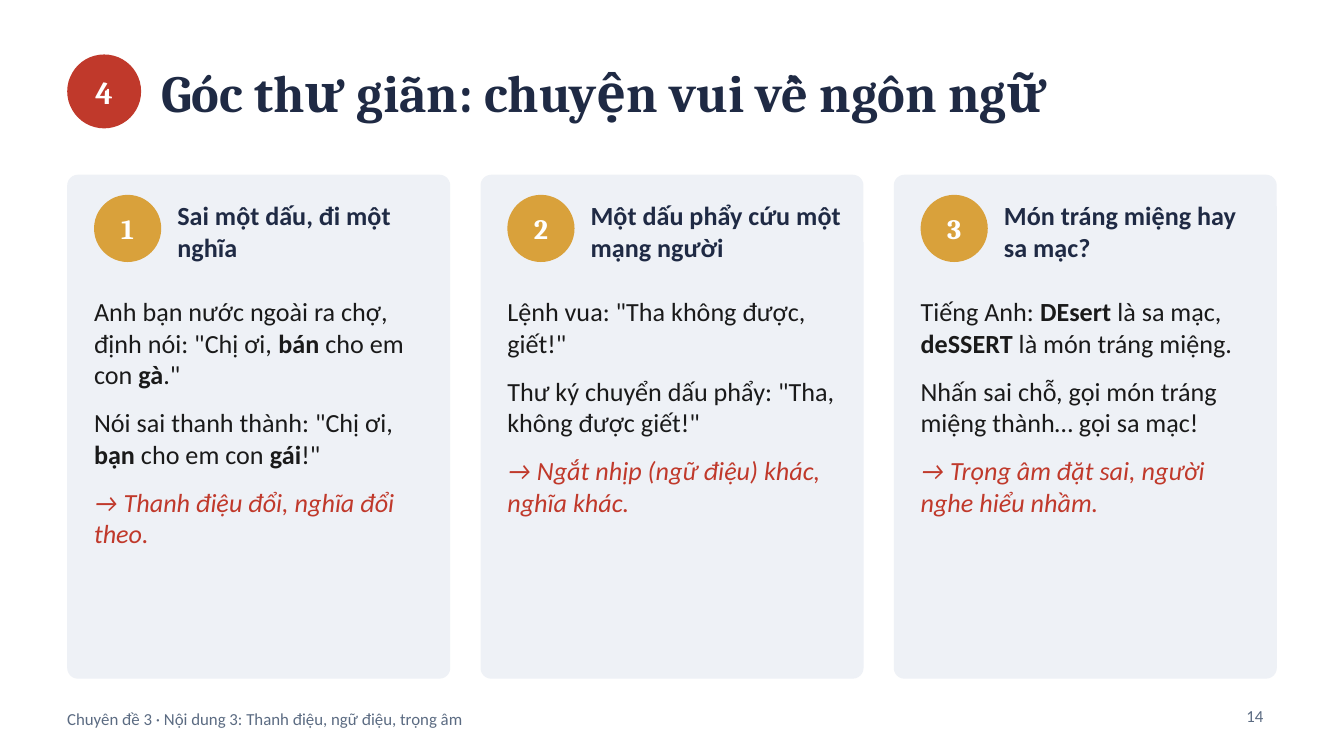
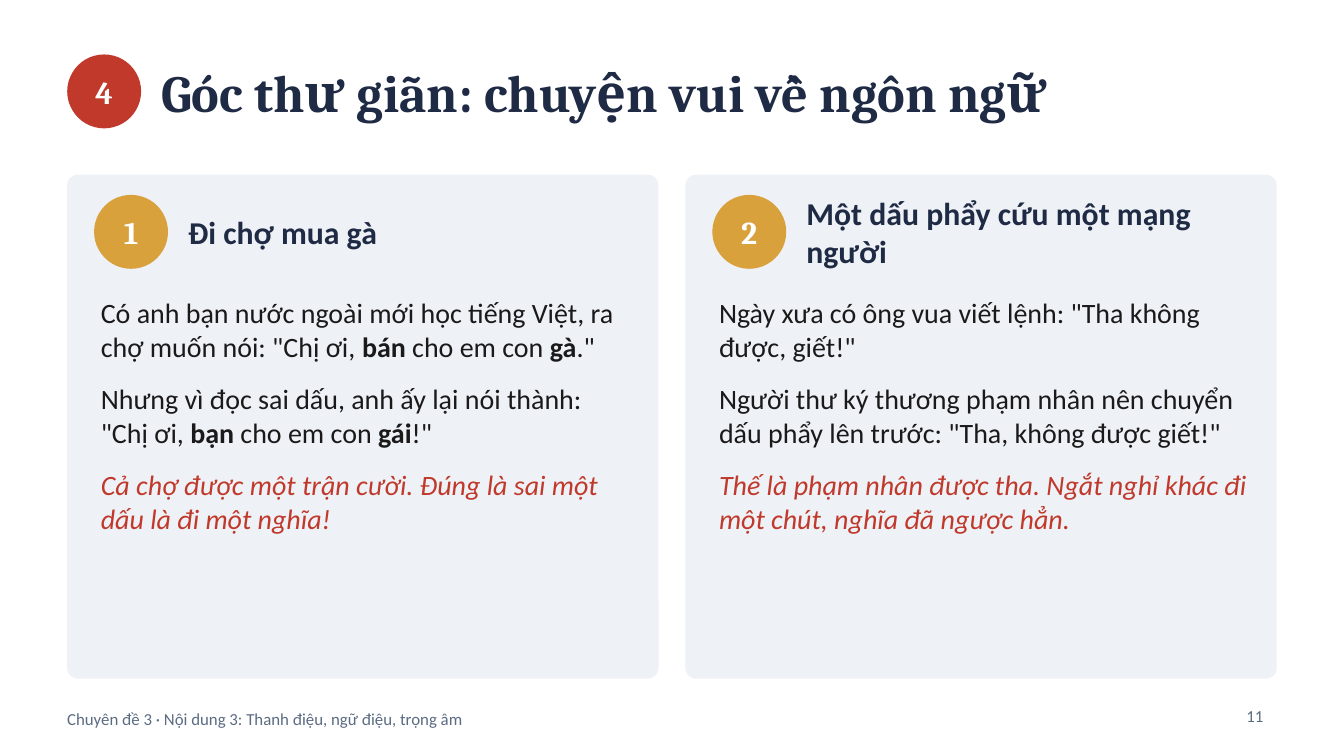
Before and after one commit to datpolime/Claude, a slide deck: slide 11 of Noi_dung_3_Thanh_dieu_ngu_dieu_trong_am.pptx (slide 14 before the commit). Drawn at 1344x756 pixels with LibreOffice and Linux fonts; fonts in the diff are those of the drawing. Boxes give left, top, right and bottom in pixels: in the first picture for what was removed or moved away, otherwise in the second. Text is boxed around its words. In the diff, an @@ line names an element or a change of style, - is before the commit and + after.

```diff
--- a/Noi_dung_3_Thanh_dieu_ngu_dieu_trong_am.pptx
+++ b/Noi_dung_3_Thanh_dieu_ngu_dieu_trong_am.pptx
@@ rounded rectangle: place and size @@
-rounded rectangle at box(67, 175, 450, 679)
+rounded rectangle at box(67, 175, 659, 679)
@@ rounded rectangle at box(67, 175, 659, 679): proportions changed @@
@@ rounded rectangle at box(685, 175, 1277, 679): proportions changed @@
@@ rounded rectangle: place and size @@
-rounded rectangle at box(481, 175, 864, 679)
+rounded rectangle at box(685, 175, 1277, 679)
@@ rounded rectangle removed at box(894, 175, 1277, 679) @@
@@ text "1" at box(124, 223, 139, 244): size 15 to 17 pt @@
@@ ellipse: place and size @@
-ellipse at box(94, 195, 161, 262)
+ellipse at box(94, 195, 168, 269)
@@ text "2" at box(741, 222, 757, 244): size 15 to 17 pt @@
@@ text "2": place and size @@
-text "2" at box(534, 220, 548, 239)
+text "2" at box(741, 222, 757, 244)
@@ ellipse: place and size @@
-ellipse at box(507, 195, 574, 262)
+ellipse at box(712, 195, 786, 269)
@@ text "Một dấu phẩy cứu một ...": place and size @@
-text "Một dấu phẩy cứu một ..." at box(591, 204, 840, 262)
+text "Một dấu phẩy cứu một ..." at box(806, 200, 1191, 269)
@@ text "Một dấu phẩy cứu một ..." at box(806, 200, 1191, 269): size 14 to 17 pt @@
@@ ellipse removed at box(921, 195, 988, 262) @@
@@ text removed at box(1004, 206, 1236, 262) @@
-Món tráng miệng hay sa mạc?
@@ text at box(188, 221, 377, 250): text changed; size 14 to 17 pt @@
-Sai một dấu, đi một nghĩa
+Đi chợ mua gà
@@ text removed at box(947, 220, 961, 239) @@
-3
@@ text at box(101, 302, 614, 534): text changed; size 14 to 15 pt @@
-Anh bạn nước ngoài ra chợ, định nói: "Chị ơi, bán cho em con gà."
-Nói sai thanh thành: "Chị ơi, bạn cho em con gái!"
-→ Thanh điệu đổi, nghĩa đổi theo.
+Có anh bạn nước ngoài mới học tiếng Việt, ra chợ muốn nói: "Chị ơi, bán cho em con gà."
+Nhưng vì đọc sai dấu, anh ấy lại nói thành: "Chị ơi, bạn cho em con gái!"
+Cả chợ được một trận cười. Đúng là sai một dấu là đi một nghĩa!
@@ text at box(719, 302, 1246, 534): text changed; size 14 to 15 pt @@
-Lệnh vua: "Tha không được, giết!"
-Thư ký chuyển dấu phẩy: "Tha, không được giết!"
-→ Ngắt nhịp (ngữ điệu) khác, nghĩa khác.
+Ngày xưa có ông vua viết lệnh: "Tha không được, giết!"
+Người thư ký thương phạm nhân nên chuyển dấu phẩy lên trước: "Tha, không được giết!"
+Thế là phạm nhân được tha. Ngắt nghỉ khác đi một chút, nghĩa đã ngược hẳn.
@@ text removed at box(921, 301, 1232, 517) @@
-Tiếng Anh: DEsert là sa mạc, deSSERT là món tráng miệng.
-Nhấn sai chỗ, gọi món tráng miệng thành… gọi sa mạc!
-→ Trọng âm đặt sai, người nghe hiểu nhầm.
@@ page number at box(1246, 711, 1263, 722): text changed @@
-14
+11
```
Also in this commit, not shown: 25 other slides changed, 5 slides added, 11 slides removed.
